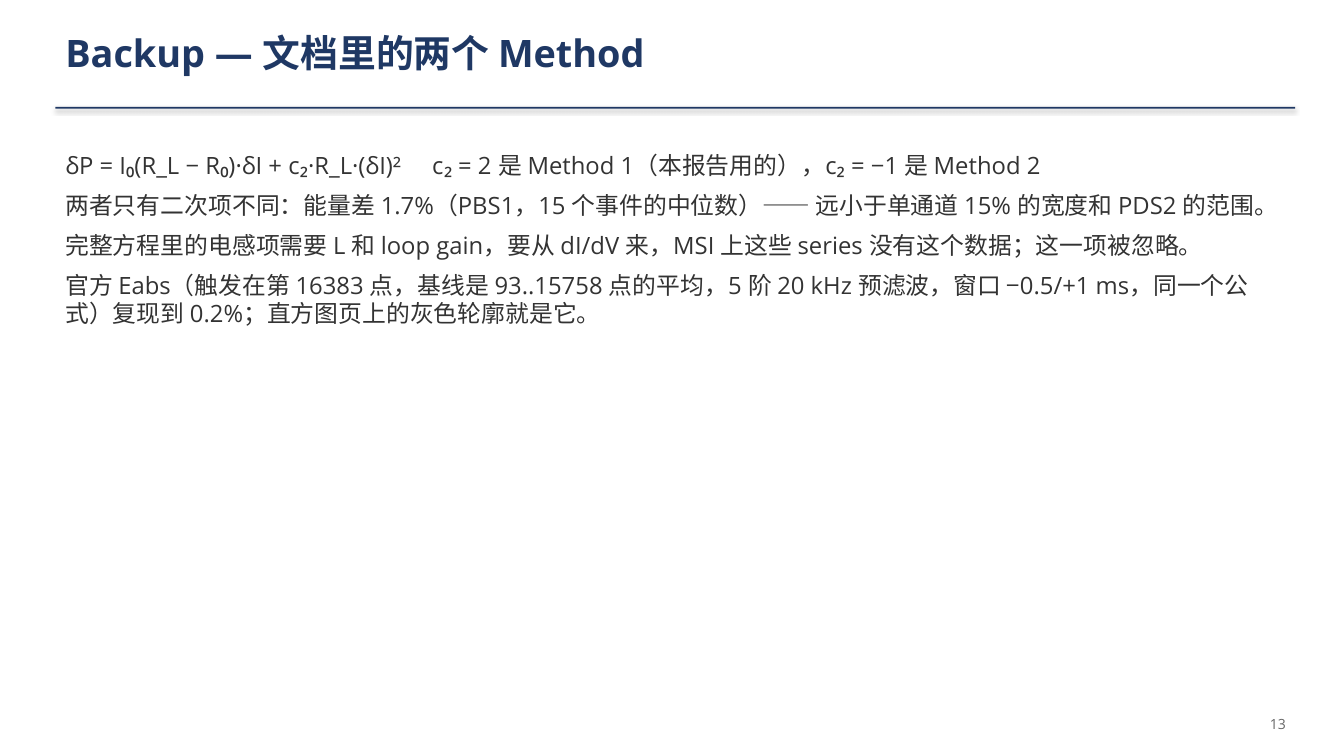
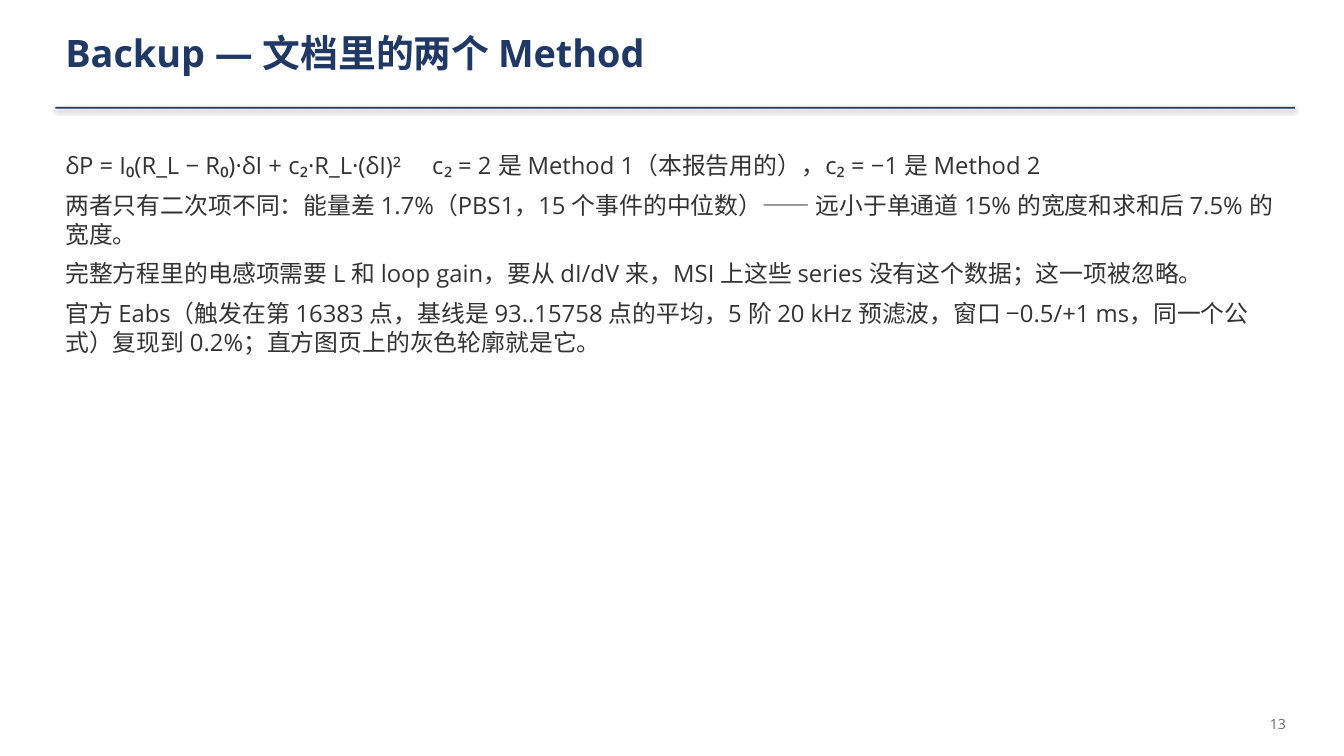
Before and after one commit to ZhihengLi0/urop, a slide deck: slide 13 of snolab/collection_efficiency/presentation/SNOLAB_R4_collection_efficiency_20260910_zh.pptx. Drawn at 1344x756 pixels with LibreOffice and Linux fonts; fonts in the diff are those of the drawing. Boxes give left, top, right and bottom in pixels: in the first picture for what was removed or moved away, otherwise in the second. Text is boxed around its words. In the diff, an @@ line names an element or a change of style, - is before the commit and + after.

```diff
--- a/snolab/collection_efficiency/presentation/SNOLAB_R4_collection_efficiency_20260910_zh.pptx
+++ b/snolab/collection_efficiency/presentation/SNOLAB_R4_collection_efficiency_20260910_zh.pptx
@@ text at <box>65,193,1273,245</box>: text changed @@
-两者只有二次项不同：能量差 1.7%（PBS1，15 个事件的中位数）—— 远小于单通道 15% 的宽度和 PDS2 的范围。
+两者只有二次项不同：能量差 1.7%（PBS1，15 个事件的中位数）—— 远小于单通道 15% 的宽度和求和后 7.5% 的宽度。
```
Also in this commit, not shown: 2 other slides changed, 16 other files.
